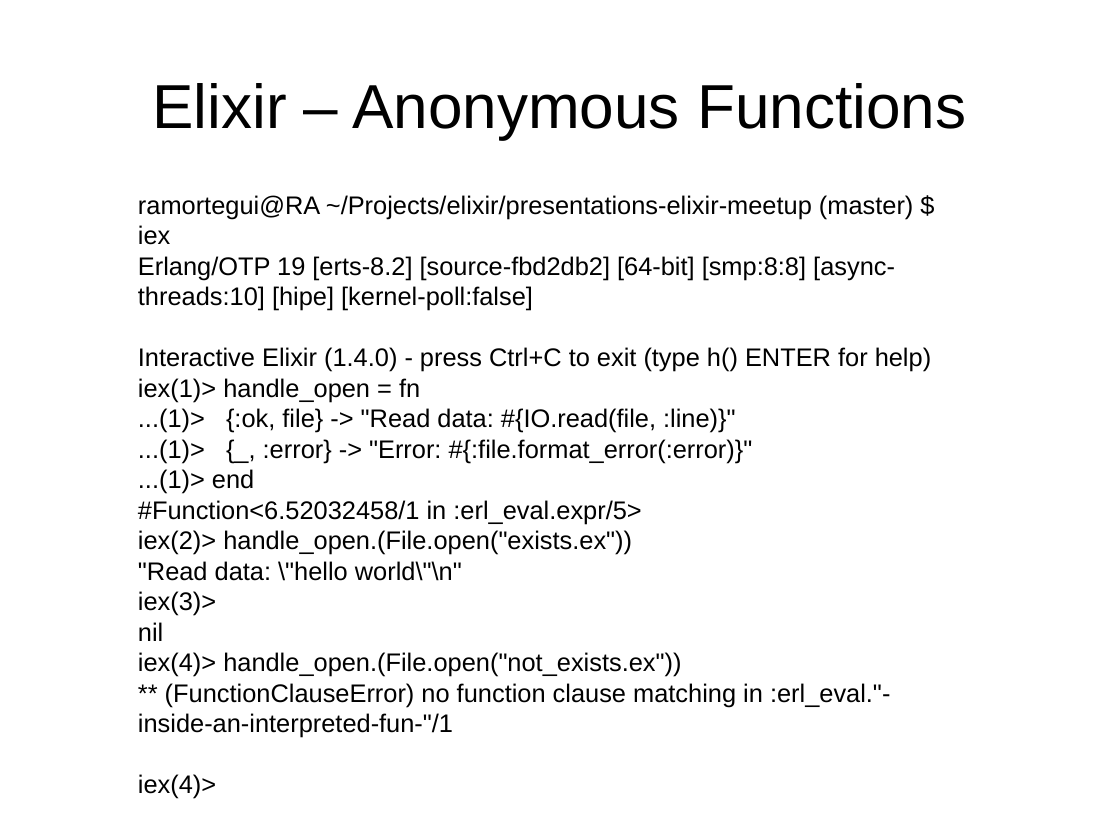
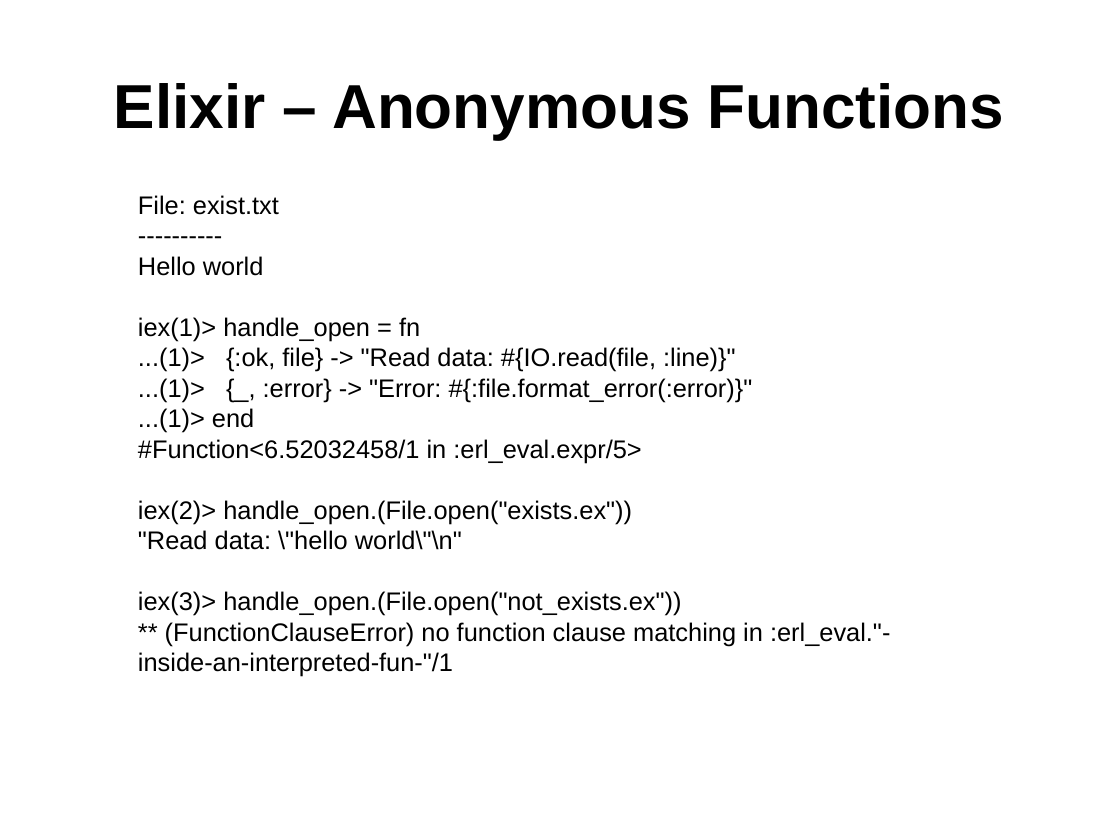
Before and after one commit to ramortegui/talks, a slide deck: slide 12 of elixir-basics.odp (slide 11 before the commit). Drawn at 1120x840 pixels with LibreOffice and Linux fonts; fonts in the diff are those of the drawing. Boxes give left, top, right and bottom in pixels: in the first picture for what was removed or moved away, otherwise in the second. Text is boxed around its words. In the diff, an @@ line names an element or a change of style, - is before the commit and + after.

```diff
--- a/elixir-basics.odp
+++ b/elixir-basics.odp
@@ title "Elixir – Anonymous Functions" at (114, 83, 1004, 139): bold on @@
@@ text at (138, 195, 279, 276): text changed @@
-ramortegui@RA ~/Projects/elixir/presentations-elixir-meetup (master) $ iex
-Erlang/OTP 19 [erts-8.2] [source-fbd2db2] [64-bit] [smp:8:8] [async-threads:10] [hipe] [kernel-poll:false]
-Interactive Elixir (1.4.0) - press Ctrl+C to exit (type h() ENTER for help)
+File: exist.txt
+----------
+Hello world
@@ text at (138, 591, 681, 616): text changed @@
-iex(3)>
-nil
-iex(4)> handle_open.(File.open("not_exists.ex"))
+iex(3)> handle_open.(File.open("not_exists.ex"))
@@ text at (138, 774, 216, 799): paragraph removed @@
-iex(4)>
```
Also in this commit, not shown: 7 other slides changed, 1 slide added.
